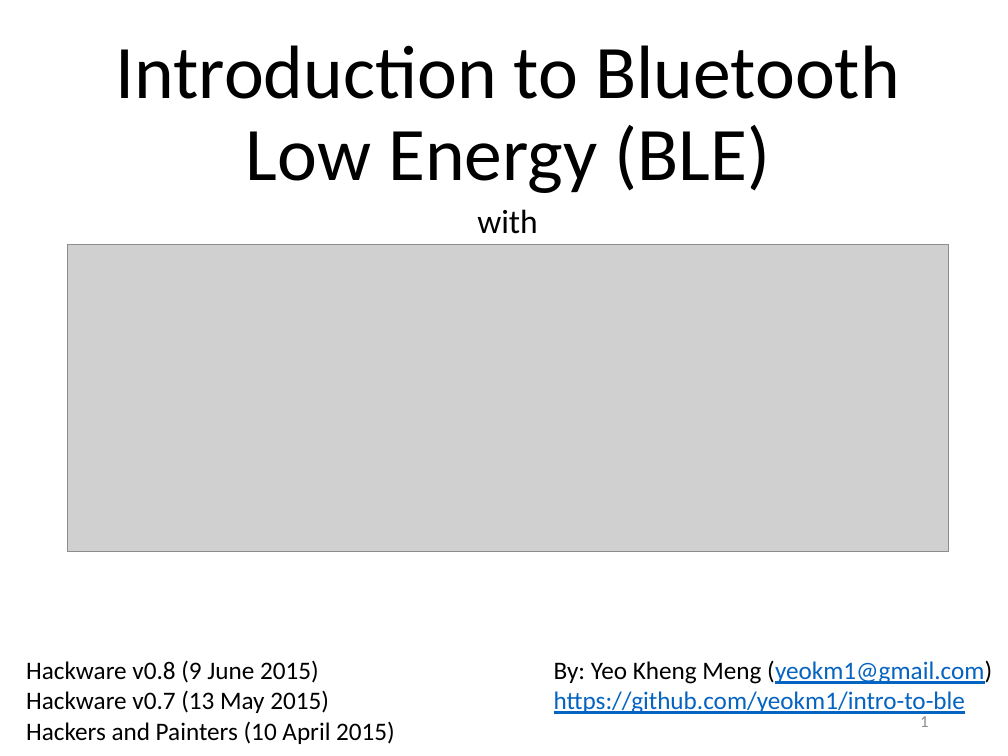
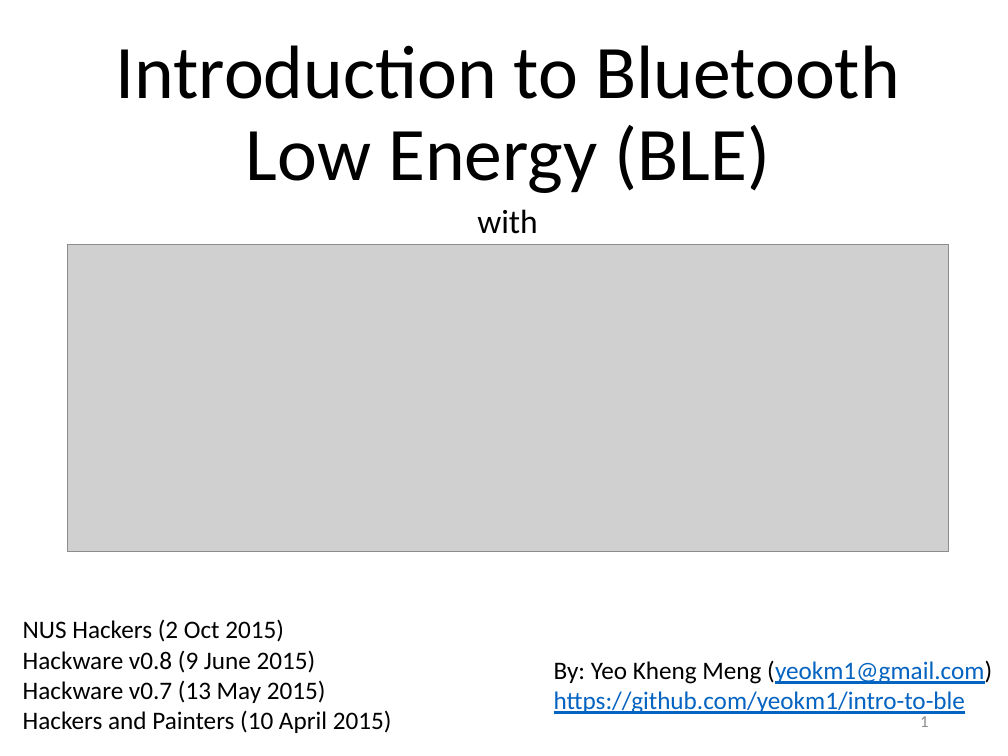
Before and after one commit to yeokm1/intro-to-ble, a slide deck: slide 1 of intro to ble.pptx. Drawn at 1008x756 pixels with LibreOffice and Linux fonts; fonts in the diff are those of the drawing; grey boxes stand for pictures. Boxes give left, top, right and bottom in pixels: in the first picture for what was removed or moved away, otherwise in the second. Text is boxed around its words. In the diff, an @@ line names an element or a change of style, - is before the commit and + after.

```diff
--- a/intro to ble.pptx
+++ b/intro to ble.pptx
@@ text "NUS Hackers (2 Oct 2015)": place and size @@
-text "NUS Hackers (2 Oct 2015)" at [26,660,395,744]
+text "NUS Hackers (2 Oct 2015)" at [23,619,392,733]
@@ text at [23,619,284,642]: paragraph added @@
+NUS Hackers (2 Oct 2015)
```
Also in this commit, not shown: 5 other slides changed, 1 other file.
